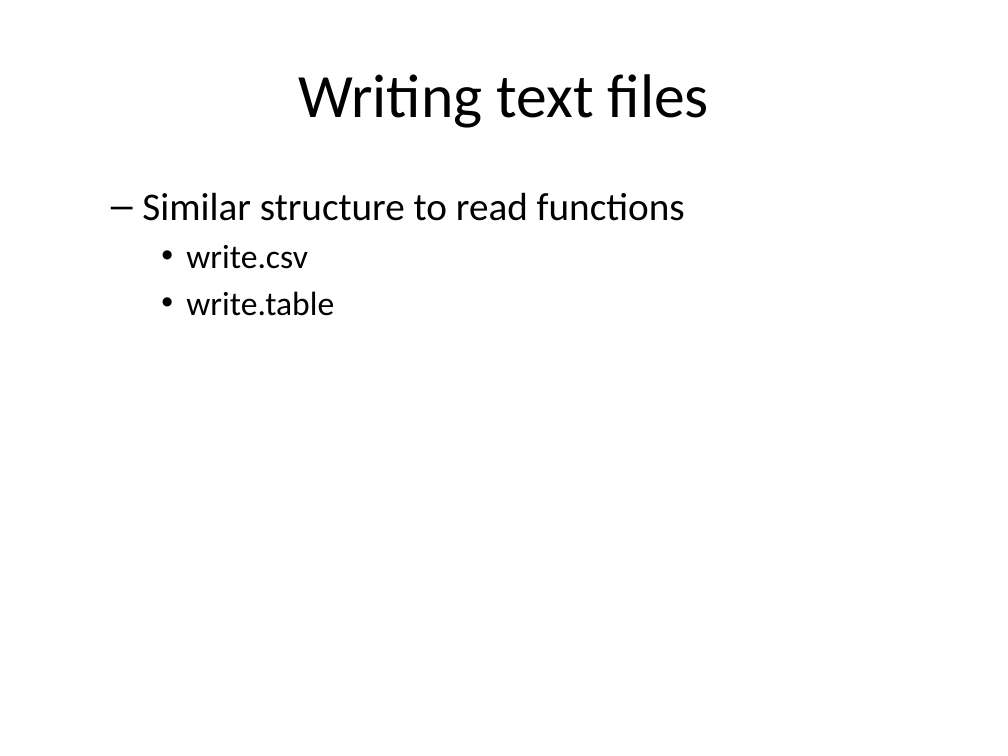
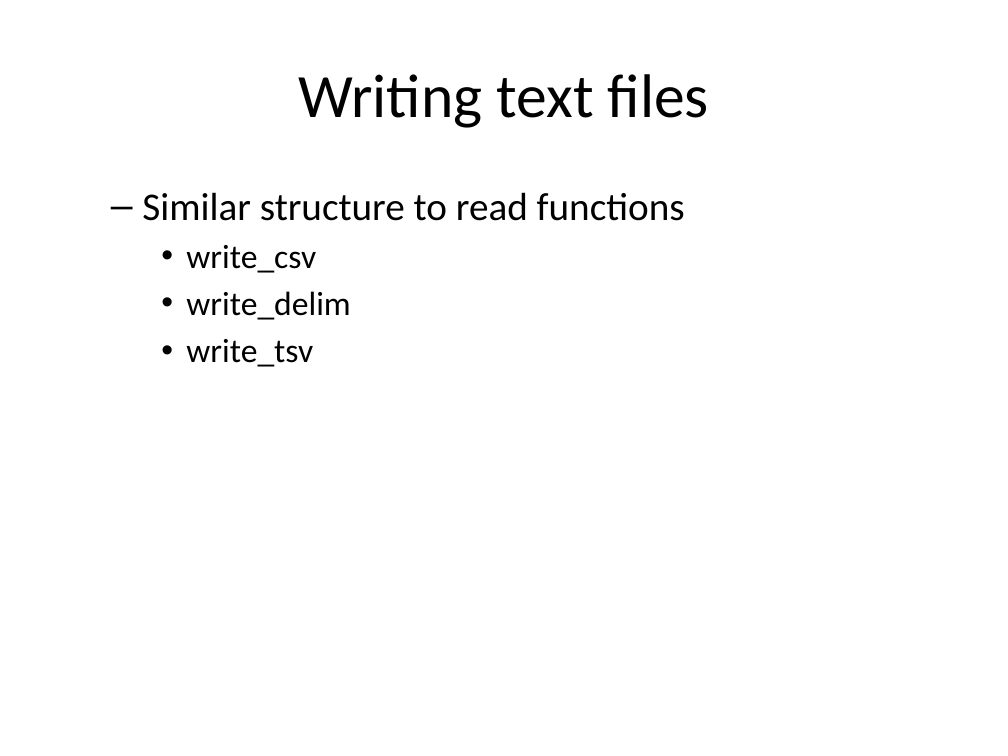
Before and after one commit to pmean/classes, a slide deck: slide 36 of introduction-to-r/src/v03-slides-and-speaker-notes.pptx (slide 35 before the commit). Drawn at 1008x756 pixels with LibreOffice and Linux fonts; fonts in the diff are those of the drawing. Boxes give left, top, right and bottom in pixels: in the first picture for what was removed or moved away, otherwise in the second. Text is boxed around its words. In the diff, an @@ line names an element or a change of style, - is before the commit and + after.

```diff
--- a/introduction-to-r/src/v03-slides-and-speaker-notes.pptx
+++ b/introduction-to-r/src/v03-slides-and-speaker-notes.pptx
@@ text at <box>186,245,350,367</box>: text changed @@
-    • write.csv
-    • write.table
+    • write_csv
+    • write_delim
+    • write_tsv
```
Also in this commit, not shown: 14 other slides changed, 1 slide added, 2 other files.
